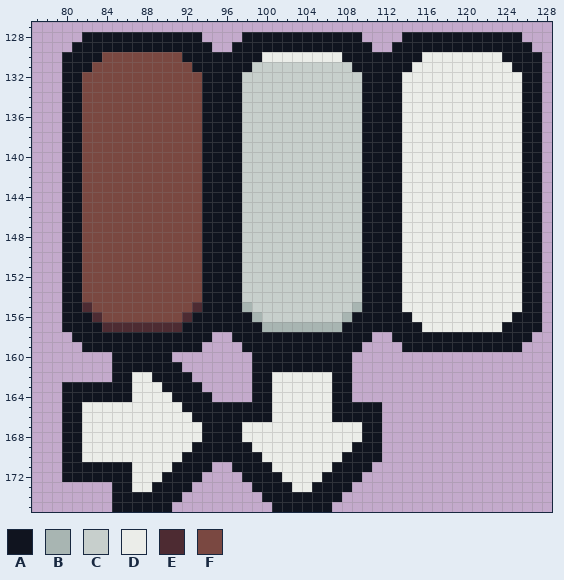
Edited in one commit: pixel-art file (assets/sprites/ui/menu-assets/atlas_ui.aseprite). Above is the file before it was changed.
144x176 pixels, 1 frame. Shown: x 77..128, y 127..175.
Palette (. is transparent): A #10141f  B #a8b5b2  C #c7cfcc  D #ebede9  E #4d2b32  F #7a4841
Pixels before (only the part around the change), first column x 77:
147 ...AAFFFFFFFFFFFFAAAACCCCCCCCCCCCAAAADDDDDD
148 ...AAFFFFFFFFFFFFAAAACCCCCCCCCCCCAAAADDDDDD
149 ...AAFFFFFFFFFFFFAAAACCCCCCCCCCCCAAAADDDDDD
150 ...AAFFFFFFFFFFFFAAAACCCCCCCCCCCCAAAADDDDDD
151 ...AAFFFFFFFFFFFFAAAACCCCCCCCCCCCAAAADDDDDD
152 ...AAFFFFFFFFFFFFAAAACCCCCCCCCCCCAAAADDDDDD
153 ...AAFFFFFFFFFFFFAAAACCCCCCCCCCCCAAAADDDDDD
154 ...AAFFFFFFFFFFFFAAAACCCCCCCCCCCCAAAADDDDDD
155 ...AAEFFFFFFFFFFEAAAABCCCCCCCCCCBAAAADDDDDD
156 ...AAAEFFFFFFFFEAAAAAABCCCCCCCCBAAAAAADDDDD
157 ...AAAAEEEEEEEEAAAAAAAABBBBBBBBAAAAAAAADDDD
158 ....AAAAAAAAAAAAAA..AAAAAAAAAAAAAA..AAAAAAA
159 .....AAAAAAAAAAAA....AAAAAAAAAAAA....AAAAAA
160 ........AAAAAA........AAAAAAAAAA...........
161 ........AAAAAAA.......AAAAAAAAAA...........
162 ........AADDAAAA......AADDDDDDAA...........
163 ...AAAAAAADDDAAAA.....AADDDDDDAA...........
164 ...AAAAAAADDDDAAAA....AADDDDDDAA...........
165 ...AADDDDDDDDDDAAAAAAAAADDDDDDAAAAA........
166 ...AADDDDDDDDDDDAAAAAAAADDDDDDAAAAA........
167 ...AADDDDDDDDDDDDAAAADDDDDDDDDDDDAA........
168 ...AADDDDDDDDDDDDAAAADDDDDDDDDDDDAA........
169 ...AADDDDDDDDDDDAAAAAADDDDDDDDDDAAA........
170 ...AADDDDDDDDDDAAAAAAAADDDDDDDDAAAA........
171 ...AAAAAAADDDDAAAA..AAAADDDDDDAAAA.........
172 ...AAAAAAADDDAAAA....AAAADDDDAAAA..........
173 ........AADDAAAA......AAAADDAAAA...........
174 ........AAAAAAA........AAAAAAAA............
175 ........AAAAAA..........AAAAAA.............
The same view after the edit:
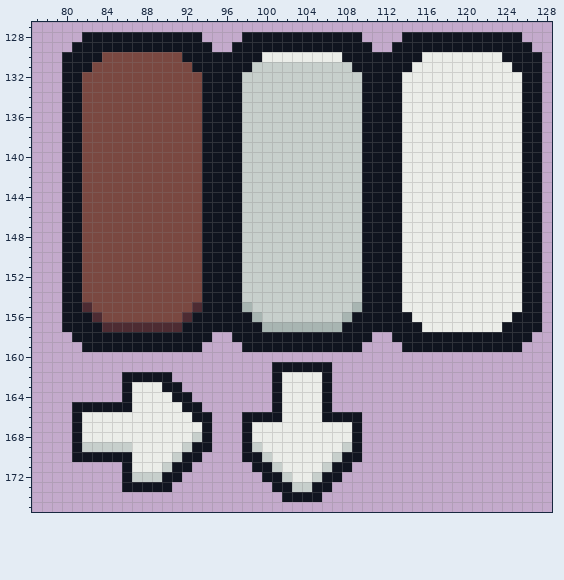
Changes in this commit:
Colour D gives way to colour A in row 162 at x 87 to 88, 101 and 106; in rows 163 to 164 at x 101 and 106; in row 165 at x 82 to 86, 101 and 106; in row 166 at x 101 and 106; in rows 167 to 168 at x 98 and 109; in row 170 at x 82 to 86.
Colour D gives way to colour A in row 173 at x 87 to 88.
Colour D gives way to colour C in row 168 at x 93; in row 169 at x 82 to 86, 92, 99 and 108; in row 170 at x 91, 100 and 107; in row 171 at x 90, 101 and 106; in row 172 at x 87 to 89, 102 and 105; in row 173 at x 103 to 104.
Colour A is removed in row 160 at x 85 to 90 and 99 to 108; in row 161 at x 85 to 91, 99 to 100 and 107 to 108; in row 162 at x 85, 91 to 92, 99 to 100 and 107 to 108; in row 163 at x 80 to 85, 92 to 93, 99 to 100 and 107 to 108; in row 164 at x 80 to 85, 93 to 94, 99 to 100 and 107 to 108; in row 165 at x 80, 94 to 100 and 107 to 111.
Colour A is removed in rows 166 to 169 at x 80, 95 to 97 and 110 to 111; in row 170 at x 80, 94 to 97 and 110 to 111; in row 171 at x 80 to 85, 93 to 94, 97 to 98 and 109 to 110; in row 172 at x 80 to 85, 92 to 93, 98 to 99 and 108 to 109; in row 173 at x 85, 91 to 92, 99 to 100 and 107 to 108; in row 174 at x 85 to 91, 100 to 101 and 106 to 107.
Colour A is removed in row 175 at x 85 to 90 and 101 to 106.
Changed places in both pictures, as pixel boxes (x1, y1, x2, y2):
changed: (62, 352, 382, 512)
